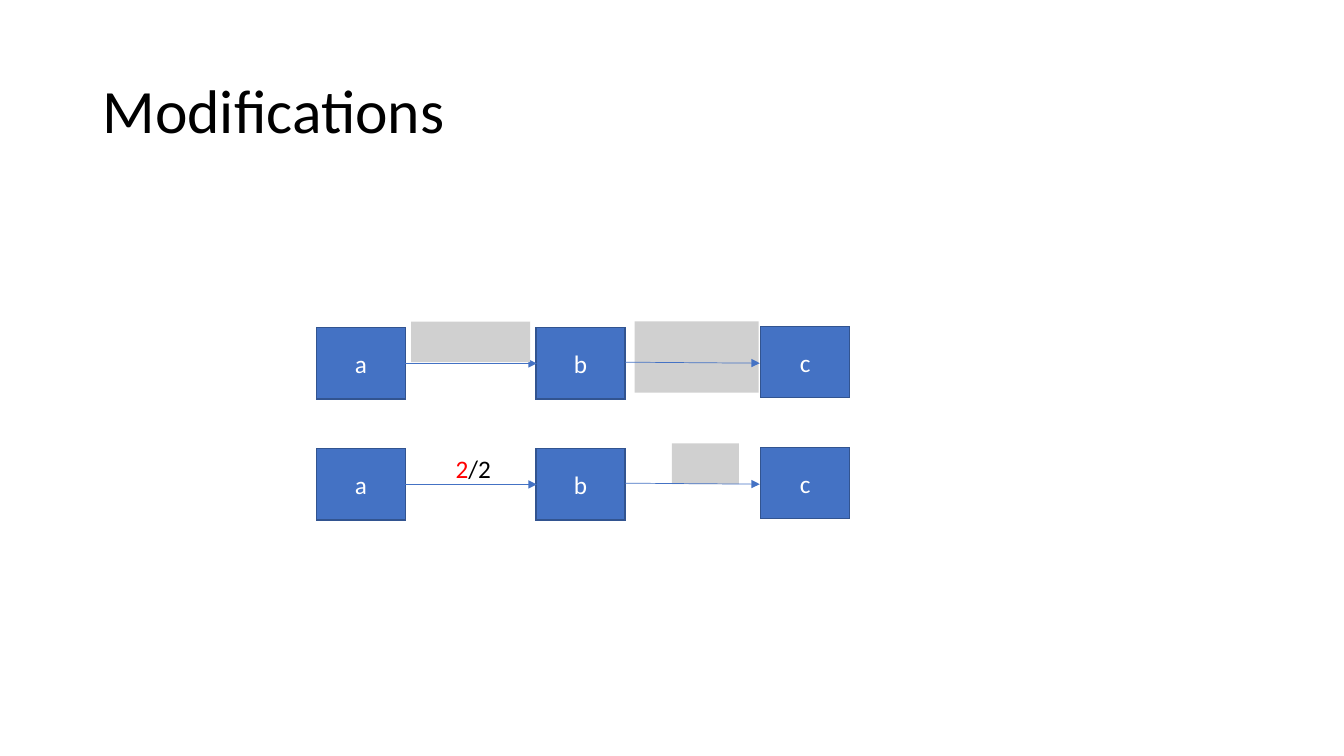
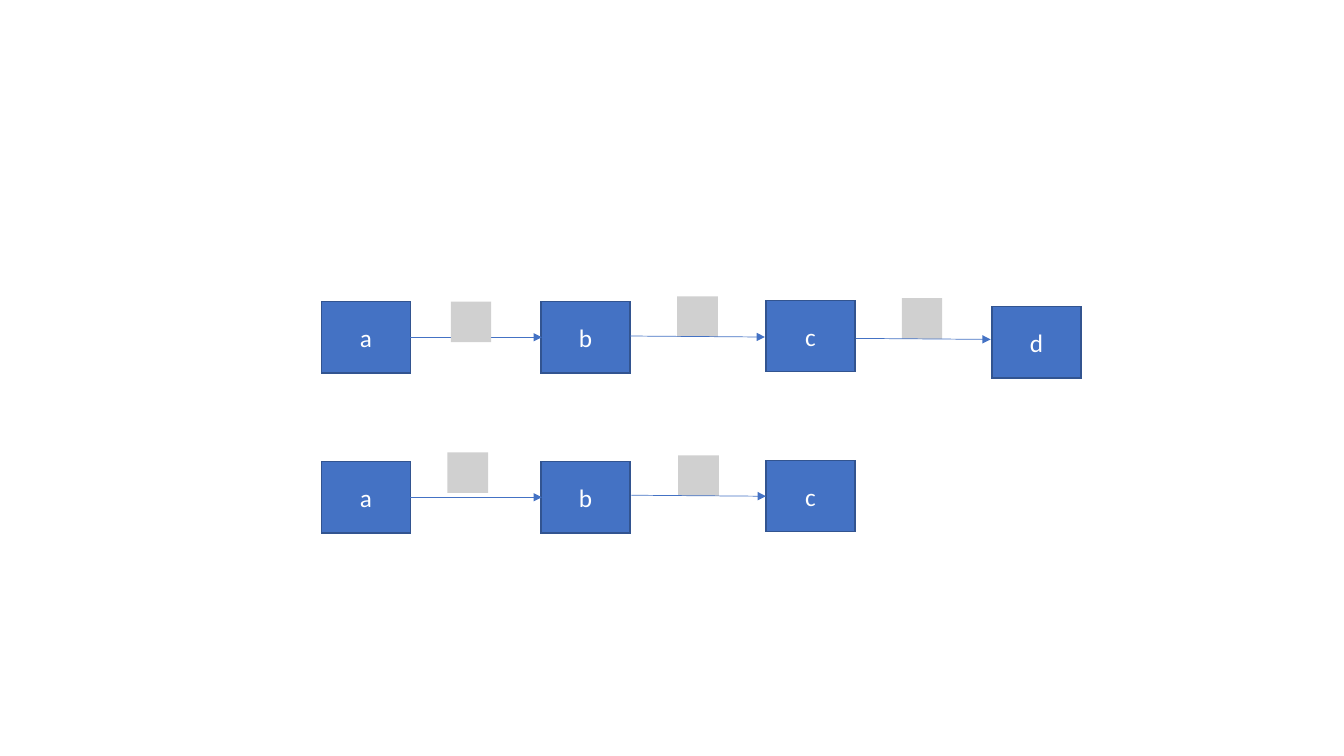
Before and after one commit to Speedphil544/Vortrag, a slide deck: slide 16 of MMCFP.pptx (slide 14 before the commit). Drawn at 1344x756 pixels with LibreOffice and Linux fonts; fonts in the diff are those of the drawing; grey boxes stand for pictures. Boxes give left, top, right and bottom in pixels: in the first picture for what was removed or moved away, otherwise in the second. Text is boxed around its words. In the diff, an @@ line names an element or a change of style, - is before the commit and + after.

```diff
--- a/MMCFP.pptx
+++ b/MMCFP.pptx
@@ title removed at (102, 90, 444, 134) @@
-Modifications
@@ picture added at (678, 296, 718, 337) @@
@@ picture added at (902, 298, 943, 339) @@
@@ picture removed at (411, 322, 530, 362) @@
@@ picture added at (451, 301, 491, 342) @@
@@ picture removed at (635, 322, 759, 393) @@
@@ rectangle added at (992, 307, 1081, 378), fill #4472C4, outline #325491 1 pt, 18 pt, text #FFFFFF @@
+d
@@ 3 rectangles, 2 arrows: place and size @@
-3 rectangles, 2 arrows at (317, 327, 850, 399)
+3 rectangles, 2 arrows at (322, 300, 855, 373)
@@ arrow added from (856, 339) to (991, 340), #4472C4 0.5 pt @@
@@ picture removed at (673, 444, 739, 484) @@
@@ picture added at (448, 453, 488, 493) @@
@@ text removed at (456, 460, 491, 485) @@
-2/2
@@ picture added at (679, 456, 719, 496) @@
@@ 3 rectangles: place and size @@
-3 rectangles at (317, 448, 850, 520)
+3 rectangles at (322, 461, 855, 533)
@@ arrow moved from (405, 485) - (536, 485) to (410, 497) - (542, 497) @@
@@ arrow moved from (625, 483) - (760, 484) to (631, 495) - (766, 496) @@
```
Also in this commit, not shown: 7 other slides changed, 11 slides added.
